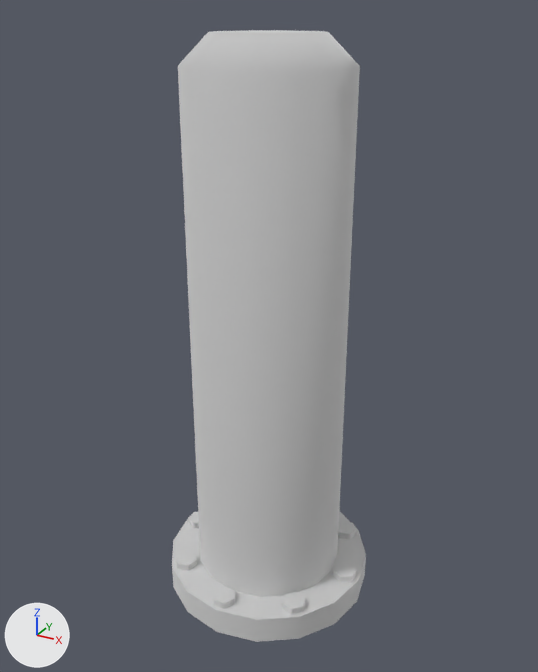
Before and after pictures for a commit that changed the glTF model assets/models/maps/docks/Dock_Dock_Bollard_1.gltf.
Before and after are seen from a camera (50 mm lens) standing at (0.448, -0.812, 0.803) and looking at (0.0, 0.003, 0.396). Lighting does not change. The marker at lower left points along +X, +Y and +Z. The first picture is the older version.

In view in the first picture: 'Dock_Dock_Bollard_1'.
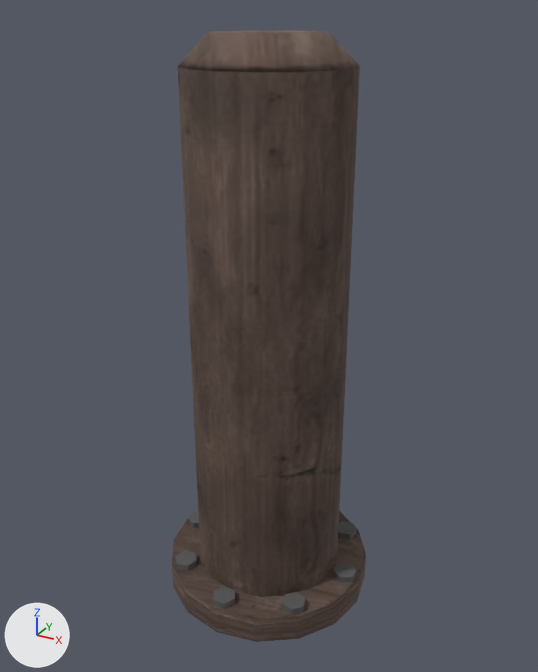
Location of each change, [x1, y1, x2, y2] in pixels of the pictures (538 x 672 px):
'Dock_Dock_Bollard_1', surface changed (white to brown)
    both: [172, 30, 366, 642]

What changed in the scene script:
```text
Add img_docktrim_diffuse:
    img_docktrim_diffuse = load_image('DockTrim_Diffuse', 'DockTrim_Diffuse.jpg', 1024, 1024, 'sRGB')
Add img_docktrim_normal:
    img_docktrim_normal = load_image('DockTrim_Normal', 'DockTrim_Normal.jpg', 1024, 1024, 'Non-Color')
Change mat_docktrim_mat:
    where n0 = _N.new('ShaderNodeBsdfPrincipled'); n0.name = 'Principled BSDF'
    remove n0.inputs[1].default_value = 1.0  # 'Metallic'
    n0.inputs[2].default_value: 1.0 -> 0.85  # 'Roughness'
    add n2 = _N.new('ShaderNodeTexImage'); n2.name = 'Image Texture'
    add n2.image = img_docktrim_diffuse
    add n3 = _N.new('ShaderNodeNormalMap'); n3.name = 'Normal Map'
    add n3.uv_map = 'UVMap'
    add n4 = _N.new('ShaderNodeTexImage'); n4.name = 'Image Texture.001'
    add n4.image = img_docktrim_normal
    add _L.new(n2.outputs[0], n0.inputs[0])  # 'Color' to 'Base Color'
    add _L.new(n3.outputs[0], n0.inputs[5])  # 'Normal' to 'Normal'
    add _L.new(n4.outputs[0], n3.inputs[1])  # 'Color' to 'Color'
```
